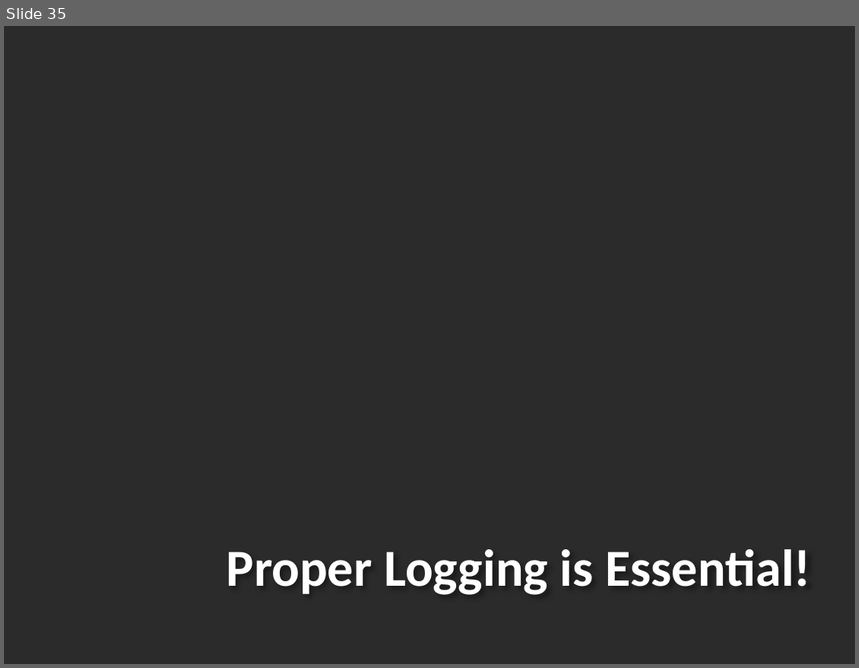
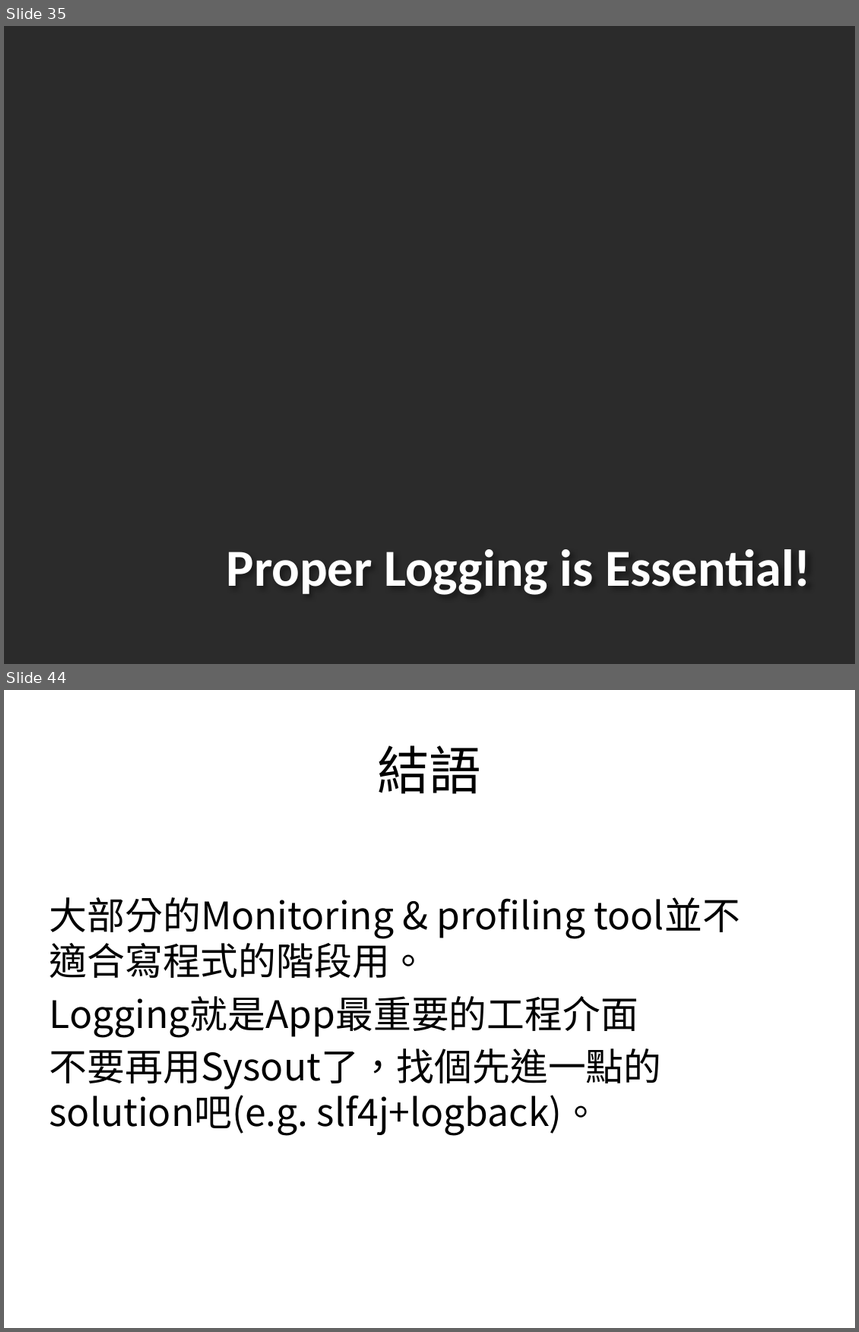
Before and after one commit to zanyking/java_two, a slide deck: 2013/Active Application Monitoring.pptx. Shown one above the other, each under a label of ours: slide 35 before the commit, slides 35 and 44 after it; the slides between them are not shown. The pictures are 859x668 and 859x1332 pixels, drawn with LibreOffice and Linux fonts; fonts in the diff are those of the drawing; background and template pictures are left out; a plain dark background stands for a picture behind light text. Boxes give left, top, right and bottom in pixels: in the first picture for what was removed or moved away, otherwise in the second. Text is boxed around its words. In the diff, an @@ line names an element or a change of style, - is before the commit and + after.

```diff
--- a/2013/Active Application Monitoring.pptx
+++ b/2013/Active Application Monitoring.pptx
@@ slide 44 added at (4,690,855,1328), background picture (left out) @@
@@ title added at (377,745,481,794), 44 pt, text #000000 @@
+結語
@@ text added at (50,897,662,1136), 32 pt, text #000000 @@
+大部分的Monitoring & profiling tool並不適合寫程式的階段用。
+Logging就是App最重要的工程介面
+不要再用Sysout了，找個先進一點的solution吧(e.g. slf4j+logback)。
```
Also in this commit, not shown: 5 slides changed, 8 other slides added, 2 slides removed, 31 other files.
